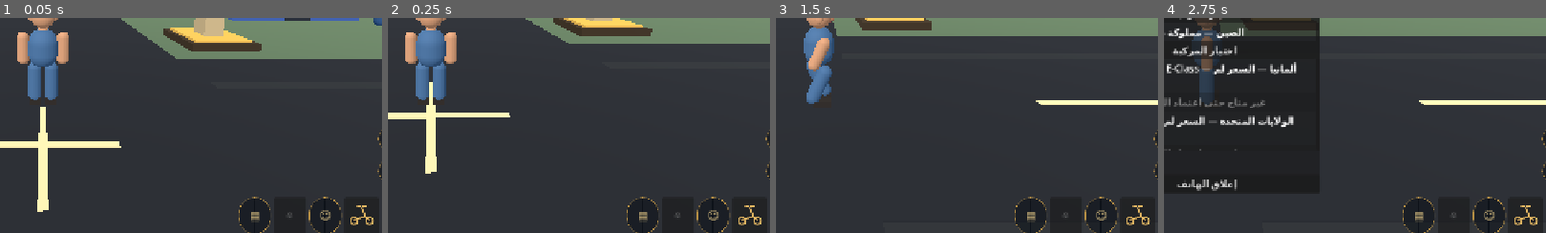
Above: before the commit, frames 1-4 (left to right).
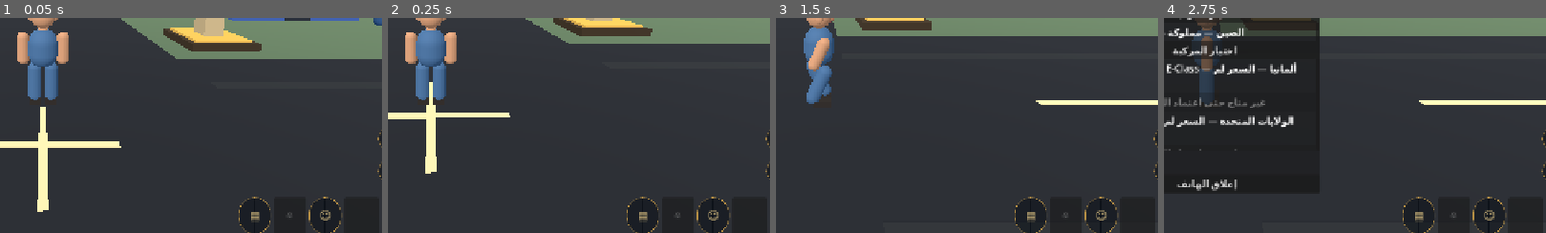
Above: after the commit, the same moments.

Repository: gamalalaraby1988-dotcom/King-Egypt-
Game: Godot game, scene res://scenes/main.tscn
Same seed, same stepped clock (60 frames per second), same inputs: the game is played once before the commit and once after it.
Inputs (mouse positions are % of the whole screen's width and height, from its top left):
- Up to frame 1 (0.05 s): no input
- Up to frame 2 (0.25 s): no input
- Up to frame 3 (1.5 s): tap Enter at 0.5 s; move the mouse to (72, 45) at 0.52 s; hold D (move_right) 0.53-1.25 s; hold Shift (sprint) 0.53-1.25 s; click (72, 45) at 0.67 s; drag from (30, 55) to (45, 70) at 1.27 s
- Up to frame 4 (2.75 s): click "ذهب: 0 +" at 2 s
The pictures show only the part of the screen within x 44-94%, y 49-99%; the shares and areas given below are measured in that part.

The runs differ from the first frame. In frame 1, 0.2% of the frame differs, in the area x 91-98%, y 87-97%; in frame 2, 0.2%; in frame 3, 0.2%; in frame 4, 0.2%.
Error after the commit: Parse Error: Function "draw_rounded_rect()" not found in base self. (res://scripts/scooter_toggle_icon.gd:55)

Commit message:
Add original vector HUD symbols

Diff:
--- a/scripts/scooter_toggle_icon.gd
+++ b/scripts/scooter_toggle_icon.gd
@@ -1,5 +1,5 @@
 extends Control
-## أيقونة متجهية تتبدل بين الاسكوتر وآثار القدمين.
+## أيقونات HUD متجهية أصلية بلمسة ذهبية مصرية.
 
 var mode: String = "scooter"
 
@@ -9,6 +9,9 @@
 
 func _draw() -> void:
 	var center := size * 0.5
+	if mode != "scooter" and mode != "feet":
+		_draw_hud_symbol(center)
+		return
 	var gold := Color(0.91, 0.73, 0.39, 0.98)
 	var dark := Color(0.16, 0.20, 0.24, 0.95)
 	var scale_factor := minf(size.x, size.y) / 54.0
@@ -40,3 +43,66 @@
 	for toe_index in range(3):
 		var toe := transform * (Vector2(-2.6 + toe_index * 2.6, -9.0) * scale_factor)
 		draw_circle(toe, 1.15 * scale_factor, color)
+
+
+func _draw_hud_symbol(c: Vector2) -> void:
+	var g := Color("#e8c477")
+	var glow := Color("#e8c477", 0.22)
+	var s := minf(size.x, size.y) / 54.0
+	var w := 2.4 * s
+	match mode:
+		"phone":
+			draw_rounded_rect(Rect2(c + Vector2(-10, -17) * s, Vector2(20, 34) * s), 3.0 * s, g, false, w)
+			draw_line(c + Vector2(-5, -11) * s, c + Vector2(5, -11) * s, g, w, true)
+			draw_circle(c + Vector2(0, 12) * s, 1.4 * s, g)
+		"notifications":
+			draw_arc(c + Vector2(0, -1) * s, 11 * s, PI, TAU, 32, g, w, true)
+			draw_line(c + Vector2(-11, -1) * s, c + Vector2(-11, 7) * s, g, w, true)
+			draw_line(c + Vector2(11, -1) * s, c + Vector2(11, 7) * s, g, w, true)
+			draw_line(c + Vector2(-14, 7) * s, c + Vector2(14, 7) * s, g, w, true)
+			draw_arc(c + Vector2(0, 7) * s, 4 * s, 0, PI, 12, g, w, true)
+			draw_circle(c + Vector2(0, -16) * s, 2.0 * s, g)
+		"car":
+			draw_colored_polygon(PackedVector2Array([c + Vector2(-19, 4)*s,c + Vector2(-14,-7)*s,c + Vector2(10,-7)*s,c + Vector2(18,3)*s,c + Vector2(18,10)*s,c + Vector2(-19,10)*s]), glow)
+			draw_line(c + Vector2(-19, 4)*s,c + Vector2(18,4)*s,g,w,true)
+			draw_line(c + Vector2(-14,-7)*s,c + Vector2(10,-7)*s,g,w,true)
+			draw_line(c + Vector2(-19,4)*s,c + Vector2(-19,10)*s,g,w,true)
+			draw_line(c + Vector2(18,4)*s,c + Vector2(18,10)*s,g,w,true)
+			draw_circle(c + Vector2(-11,11)*s,3.2*s,g)
+			draw_circle(c + Vector2(11,11)*s,3.2*s,g)
+		"location":
+			draw_arc(c + Vector2(0,-5)*s, 11*s, PI*0.12, PI*0.88, 28, g, w, true)
+			draw_line(c + Vector2(-10,-1)*s,c + Vector2(0,18)*s,g,w,true)
+			draw_line(c + Vector2(10,-1)*s,c + Vector2(0,18)*s,g,w,true)
+			draw_circle(c + Vector2(0,-5)*s,3.2*s,g)
+		"chat":
+			draw_rounded_rect(Rect2(c + Vector2(-17,-12)*s,Vector2(34,24)*s),5*s,g,false,w)
+			draw_line(c + Vector2(-8,12)*s,c + Vector2(-14,18)*s,g,w,true)
+			draw_line(c + Vector2(-14,18)*s,c + Vector2(-4,12)*s,g,w,true)
+			for i in range(3):
+				draw_circle(c + Vector2((-7 + i*7),0)*s,1.6*s,g)
+		"friends":
+			draw_circle(c + Vector2(-6,-7)*s,5*s,g,false,w)
+			draw_circle(c + Vector2(8,-5)*s,4*s,g,false,w)
+			draw_arc(c + Vector2(-6,9)*s,10*s,PI,TAU,24,g,w,true)
+			draw_arc(c + Vector2(8,10)*s,8*s,PI,TAU,20,g,w,true)
+		"emotes":
+			draw_circle(c,15*s,g,false,w)
+			draw_arc(c + Vector2(0,1)*s,8*s,0.18,PI-0.18,20,g,w,true)
+			draw_circle(c + Vector2(-6,-5)*s,1.7*s,g)
+			draw_circle(c + Vector2(6,-5)*s,1.7*s,g)
+		"hand":
+			draw_line(c + Vector2(-9,17)*s,c + Vector2(-9,-4)*s,g,w,true)
+			draw_line(c + Vector2(-9,-4)*s,c + Vector2(-9,-15)*s,g,w,true)
+			draw_line(c + Vector2(-9,-15)*s,c + Vector2(-5,-17)*s,g,w,true)
+			draw_line(c + Vector2(-5,-17)*s,c + Vector2(-2,-4)*s,g,w,true)
+			draw_line(c + Vector2(-2,-4)*s,c + Vector2(-2,-18)*s,g,w,true)
+			draw_line(c + Vector2(-2,-18)*s,c + Vector2(2,-18)*s,g,w,true)
+			draw_line(c + Vector2(2,-18)*s,c + Vector2(4,-4)*s,g,w,true)
+			draw_line(c + Vector2(4,-4)*s,c + Vector2(6,-15)*s,g,w,true)
+			draw_line(c + Vector2(6,-15)*s,c + Vector2(10,-13)*s,g,w,true)
+			draw_line(c + Vector2(10,-13)*s,c + Vector2(11,7)*s,g,w,true)
+			draw_line(c + Vector2(11,7)*s,c + Vector2(4,17)*s,g,w,true)
+			draw_line(c + Vector2(4,17)*s,c + Vector2(-9,17)*s,g,w,true)
+		_:
+			draw_circle(c,12*s,g,false,w)
